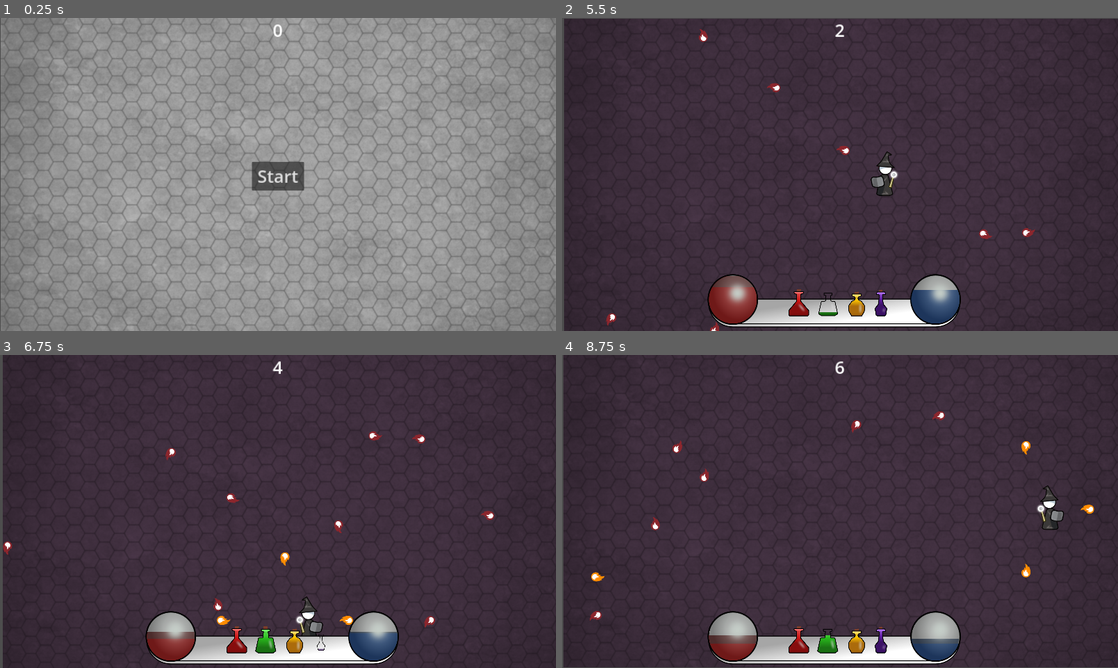
Above: before the commit, frames 1-4 (two rows, left to right).
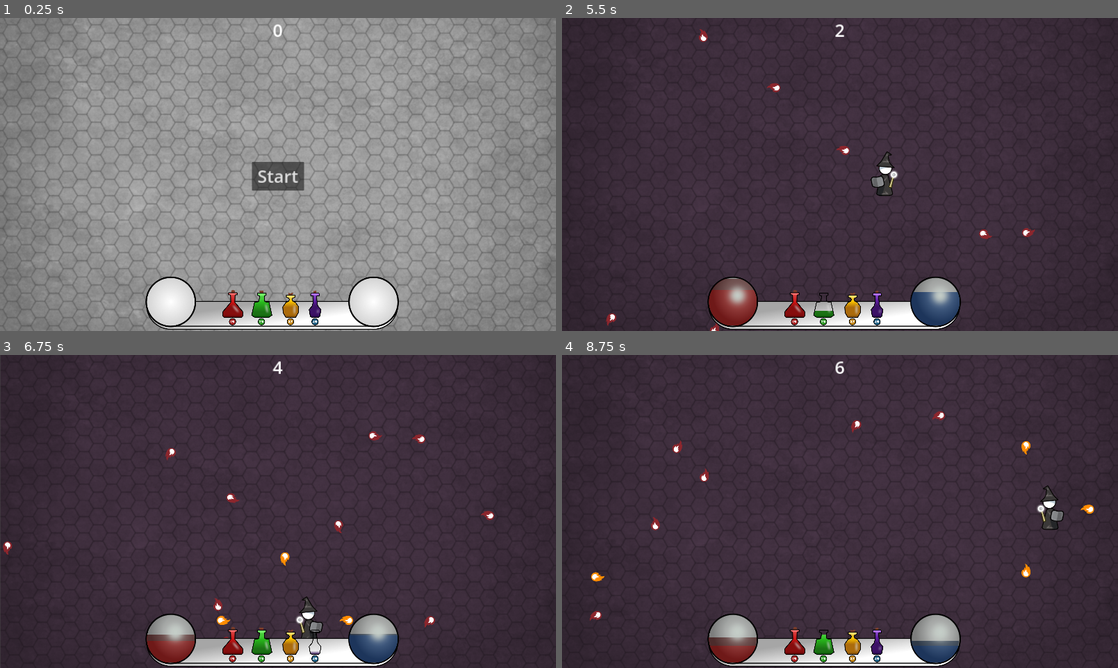
Above: after the commit, the same moments.

Repository: kurilluk/GDSJam23
Game: Godot game, scene res://assets/scenes/Main.tscn
Two runs of this game, one before a commit and one after it. Both use one fixed random seed, a clock stepped at 60 frames per second and the inputs below.
Inputs:
- Up to frame 1 (0.25 s): no input
- Up to frame 2 (5.5 s): click "Start" at 0.5 s; hold D (Right) 1.28-2.03 s; tap one key every 0.75 s from 1.35 s: 1 (Potion_1) 2 (Potion_2) 3 (Potion_3) 4 (Potion_4) 1 (Potion_1) 2 (Potion_2); hold S (Down) 2.03-2.78 s; hold D (Right) 2.78-3.53 s; hold W (Up) 3.53-4.28 s; hold A (Left) from 4.28 s (still down)
- Up to frame 3 (6.75 s): release A (Left) at 5.78 s; hold S (Down) 5.78-6.53 s; tap 3 (Potion_3) at 5.85 s; hold D (Right) from 6.53 s (still down); tap 4 (Potion_4) at 6.6 s
- Up to frame 4 (8.75 s): release D (Right) at 7.28 s; hold W (Up) 7.28-8.03 s; tap 1 (Potion_1) at 7.35 s; hold D (Right) from 8.03 s (still down); tap 2 (Potion_2) at 8.1 s

The runs differ from the first frame. In frame 1, 18% of the frame differs, in the area x 0-100%, y 0-100%; in frame 2, 2.9%; in frame 3, 2.7%; in frame 4, 2.8%.

Commit message:
HUD improvement

Diff:
--- a/examples/dodge_the_creeps/assets/scenes/HUD.tscn
+++ b/examples/dodge_the_creeps/assets/scenes/HUD.tscn
@@ -7,6 +7,10 @@
 [ext_resource type="Texture2D" uid="uid://cp35k30xc2faq" path="res://art/HUB.png" id="5_jwupg"]
 [ext_resource type="PackedScene" uid="uid://c00egfmkn80e6" path="res://assets/scenes/Potions.tscn" id="5_kv5n5"]
 [ext_resource type="AudioStream" uid="uid://c32f3oisqirbn" path="res://assets/sound/Startgame.mp3" id="7_5cjpo"]
+[ext_resource type="Texture2D" uid="uid://dtkqqt2iuj2g1" path="res://art/buttons/1B.png" id="8_vs5at"]
+[ext_resource type="Texture2D" uid="uid://dwe3183n7foil" path="res://art/buttons/2A.png" id="9_lsff2"]
+[ext_resource type="Texture2D" uid="uid://d2256wjmlqyct" path="res://art/buttons/3Y.png" id="10_px1d8"]
+[ext_resource type="Texture2D" uid="uid://dgsk1ldx33pbq" path="res://art/buttons/4X.png" id="11_7mmmq"]
 
 [sub_resource type="InputEventAction" id="InputEventAction_fopy7"]
 action = &"start_game"
@@ -69,9 +73,9 @@
 [node name="HealthBar" type="TextureProgressBar" parent="."]
 z_index = 10
 offset_left = 507.5
-offset_top = 888.0
+offset_top = 896.0
 offset_right = 672.5
-offset_bottom = 1054.0
+offset_bottom = 1062.0
 value = 100.0
 fill_mode = 3
 texture_under = ExtResource("2_jl3v8")
@@ -83,9 +87,9 @@
 [node name="UnderlyingHealthBar" type="TextureProgressBar" parent="."]
 z_index = 9
 offset_left = 506.5
-offset_top = 888.0
+offset_top = 896.0
 offset_right = 673.5
-offset_bottom = 1060.0
+offset_bottom = 1068.0
 value = 100.0
 fill_mode = 3
 texture_progress = ExtResource("4_2hixl")
@@ -95,9 +99,9 @@
 [node name="ManaBar" type="TextureProgressBar" parent="."]
 z_index = 10
 offset_left = 1207.5
-offset_top = 888.0
+offset_top = 896.0
 offset_right = 1374.5
-offset_bottom = 1060.0
+offset_bottom = 1068.0
 value = 100.0
 fill_mode = 3
 texture_under = ExtResource("2_jl3v8")
@@ -109,9 +113,9 @@
 [node name="UnderlyingManaBar" type="TextureProgressBar" parent="."]
 z_index = 9
 offset_left = 1205.5
-offset_top = 888.0
+offset_top = 896.0
 offset_right = 1372.5
-offset_bottom = 1060.0
+offset_bottom = 1068.0
 value = 100.0
 fill_mode = 3
 texture_progress = ExtResource("4_2hixl")
@@ -128,15 +132,38 @@
 mouse_filter = 2
 
 [node name="HubFrame" type="Sprite2D" parent="."]
-position = Vector2(940, 975)
+position = Vector2(940, 983)
 texture = ExtResource("5_jwupg")
 
 [node name="Potions" parent="." instance=ExtResource("5_kv5n5")]
-position = Vector2(767.5, 931)
+position = Vector2(754, 935)
 scale = Vector2(0.5, 0.5)
 
 [node name="Play" type="AudioStreamPlayer" parent="."]
 stream = ExtResource("7_5cjpo")
 
+[node name="Buttons" type="Node2D" parent="."]
+position = Vector2(-7, 8)
+
+[node name="1b" type="Sprite2D" parent="Buttons"]
+position = Vector2(810, 1040)
+scale = Vector2(0.5, 0.5)
+texture = ExtResource("8_vs5at")
+
+[node name="2a" type="Sprite2D" parent="Buttons"]
+position = Vector2(910, 1040)
+scale = Vector2(0.5, 0.5)
+texture = ExtResource("9_lsff2")
+
+[node name="3y" type="Sprite2D" parent="Buttons"]
+position = Vector2(1010, 1040)
+scale = Vector2(0.5, 0.5)
+texture = ExtResource("10_px1d8")
+
+[node name="4x" type="Sprite2D" parent="Buttons"]
+position = Vector2(1095, 1040)
+scale = Vector2(0.5, 0.5)
+texture = ExtResource("11_7mmmq")
+
 [connection signal="pressed" from="StartButton" to="." method="_on_StartButton_pressed"]
 [connection signal="timeout" from="MessageTimer" to="." method="_on_MessageTimer_timeout"]
--- a/examples/dodge_the_creeps/assets/scenes/Main.tscn
+++ b/examples/dodge_the_creeps/assets/scenes/Main.tscn
@@ -4,7 +4,7 @@
 [ext_resource type="PackedScene" uid="uid://rkdnhqgf2hpj" path="res://assets/scenes/Mob.tscn" id="2"]
 [ext_resource type="PackedScene" uid="uid://4vwrqjegqwpj" path="res://assets/scenes/Player.tscn" id="3"]
 [ext_resource type="PackedScene" uid="uid://ccqoreueuxdb7" path="res://assets/scenes/HUD.tscn" id="4"]
-[ext_resource type="Texture2D" uid="uid://cwakwa3m62x4c" path="res://art/background_map.png" id="4_yf735"]
+[ext_resource type="Texture2D" uid="uid://lr4ehat4x43v" path="res://art/background_biger.png" id="4_6sh37"]
 [ext_resource type="AudioStream" uid="uid://q2pf4fr8d0ks" path="res://art/House In a Forest Loop.ogg" id="5"]
 [ext_resource type="PackedScene" uid="uid://ddifmu7obmqe2" path="res://assets/scenes/Fireball.tscn" id="5_h27ax"]
 [ext_resource type="AudioStream" uid="uid://dw26fpygeag8o" path="res://art/gameover.wav" id="6"]
@@ -28,9 +28,9 @@
 ManaBar = NodePath("ManaBar")
 
 [node name="Background" type="Sprite2D" parent="."]
-position = Vector2(961, 542.5)
+position = Vector2(961, 543)
 scale = Vector2(0.997917, 1.00648)
-texture = ExtResource("4_yf735")
+texture = ExtResource("4_6sh37")
 
 [node name="Player" parent="." node_paths=PackedStringArray("Game_HUD") instance=ExtResource("3")]
 Game_HUD = NodePath("../HUD")
--- a/examples/dodge_the_creeps/assets/scripts/HUD.gd
+++ b/examples/dodge_the_creeps/assets/scripts/HUD.gd
@@ -26,7 +26,7 @@
 	$MessageTimer.start()
 
 func show_hud_bars():
-	var bars = [HealthBar, UnderlyingHealthBar, ManaBar, UnderlyingManaBar, HudFrame, PotionsScene]
+	var bars = [HealthBar, UnderlyingHealthBar, ManaBar, UnderlyingManaBar]  #, HudFrame, PotionsScene
 	var show_tween = create_tween()
 	show_tween.set_parallel(true)
 	for bar in bars:
@@ -34,7 +34,7 @@
 		show_tween.tween_property(bar, "modulate", Color.WHITE, 1.0).set_ease(Tween.EASE_OUT).set_trans(Tween.TRANS_QUAD)
 
 func hide_hud_bars():
-	var bars = [HealthBar, UnderlyingHealthBar, ManaBar, UnderlyingManaBar, HudFrame, PotionsScene]
+	var bars = [HealthBar, UnderlyingHealthBar, ManaBar, UnderlyingManaBar] #, HudFrame, PotionsScene
 	var hide_tween = create_tween()
 	hide_tween.set_parallel(true)
 	for bar in bars:
@@ -48,7 +48,7 @@
 		bar.value = 100
 
 func hud_bars_hidden():
-	var bars = [HealthBar, UnderlyingHealthBar, ManaBar, UnderlyingManaBar, HudFrame, PotionsScene]
+	var bars = [HealthBar, UnderlyingHealthBar, ManaBar, UnderlyingManaBar] #, HudFrame, PotionsScene
 	for bar in bars:
 		bar.modulate = Color.TRANSPARENT
 
--- a/examples/dodge_the_creeps/assets/scripts/Potions.gd
+++ b/examples/dodge_the_creeps/assets/scripts/Potions.gd
@@ -2,12 +2,12 @@
 
 @export var PotionBars: Array[TextureProgressBar]
 
-var potion_cooldown = 1.0
+var potion_cooldown = 0.1
 
-var potion_use_empty_dur = 0.15
-var potion_use_scale_down_val = 0.65
-var potion_use_scale_down_dur = 0.1
-var potion_use_scale_up_dur = 0.4
+var potion_use_empty_dur = 0.05
+var potion_use_scale_down_val = 1
+var potion_use_scale_down_dur = 0
+var potion_use_scale_up_dur = 0
 
 var potions_name_index_map = {
 	"Potion_1": 0,
Binary file added: examples/dodge_the_creeps/art/background_biger.png
Not shown, added: examples/dodge_the_creeps/art/background_biger.png.import
Binary file added: examples/dodge_the_creeps/art/buttons/1B.png
Not shown, added: examples/dodge_the_creeps/art/buttons/1B.png.import
Binary file added: examples/dodge_the_creeps/art/buttons/2A.png
Not shown, added: examples/dodge_the_creeps/art/buttons/2A.png.import
Binary file added: examples/dodge_the_creeps/art/buttons/3Y.png
Not shown, added: examples/dodge_the_creeps/art/buttons/3Y.png.import
Binary file added: examples/dodge_the_creeps/art/buttons/4X.png
Not shown, added: examples/dodge_the_creeps/art/buttons/4X.png.import
Not shown: 1 places in examples/dodge_the_creeps/assets/scenes/HUD.tscn that only renumber resources
Not shown, added: examples/dodge_the_creeps/art/buttons/Thumbs.db
